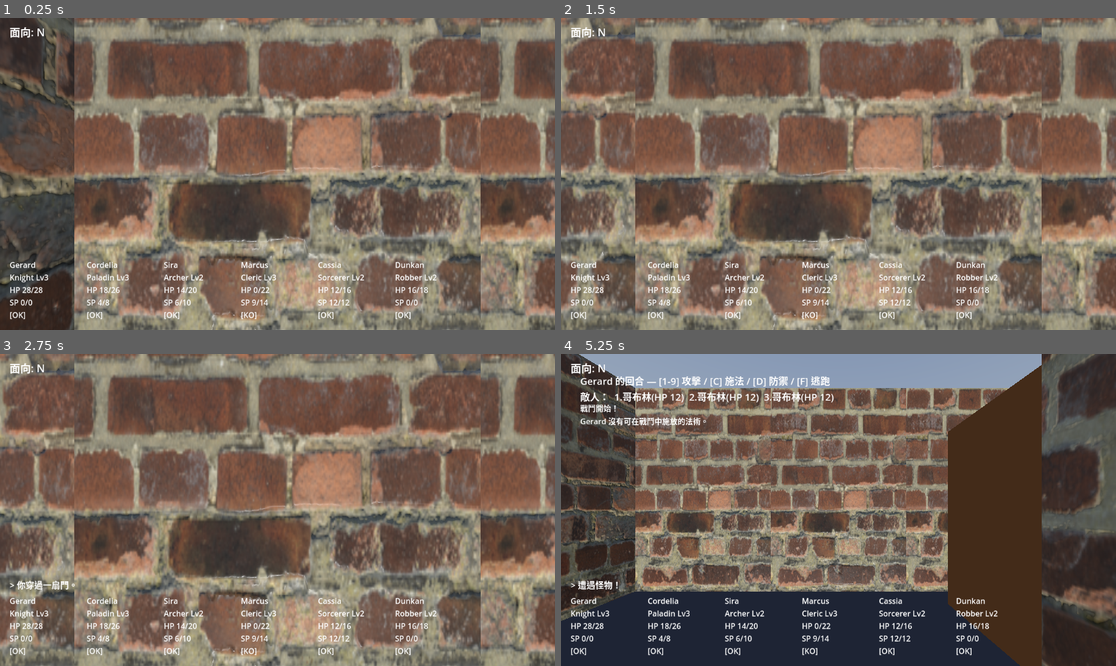
Above: before the commit, frames 1-4 (two rows, left to right).
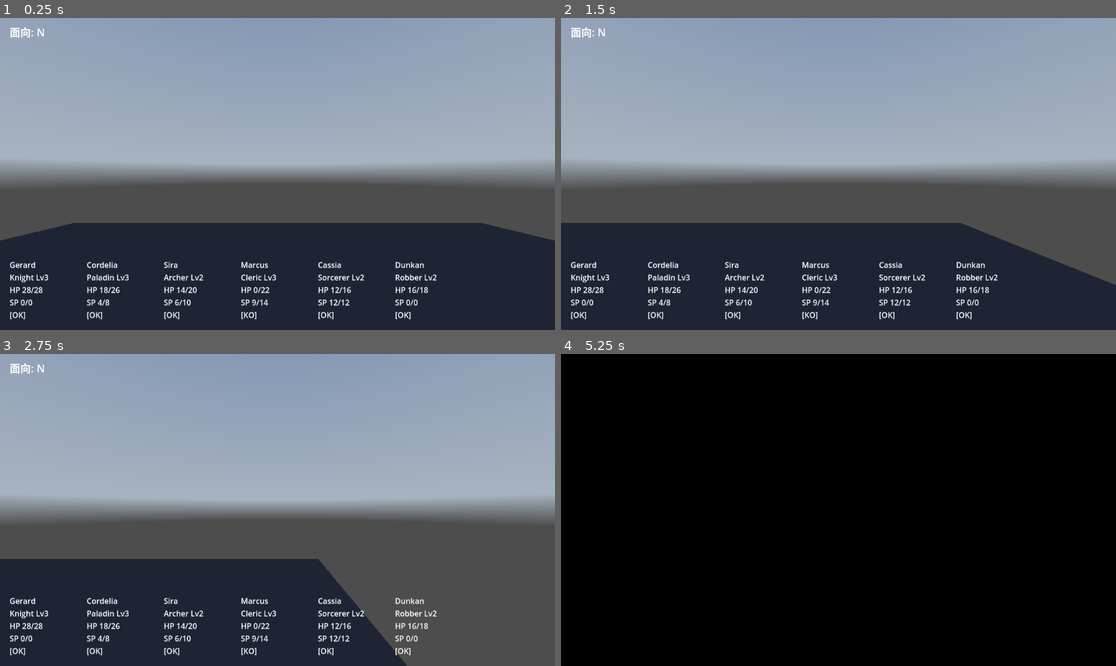
Above: after the commit, the same moments.

Repository: kurtsgm/mm
Game: Godot game, scene res://presentation/world/main.tscn
Two runs of this game, one before a commit and one after it. Both use one fixed random seed, a clock stepped at 60 frames per second and the inputs below. A sky picture missing from this copy of the repository is replaced by a grey-blue gradient.
Inputs (mouse positions are in pixels of both pictures, inside the frame that each line leads up to):
- Up to frame 1 (0.25 s): no input
- Up to frame 2 (1.5 s): tap Enter at 0.5 s; move the mouse to (960, 158) at 0.52 s; hold E (strafe_right) 0.53-1.25 s; hold Shift 0.53-1.25 s; click (960, 158) at 0.67 s; tap Space at 1.25 s; drag from (727, 189) to (810, 236) at 1.27 s
- Up to frame 3 (2.75 s): tap Enter at 2 s; move the mouse to (333, 441) at 2.02 s; hold E (strafe_right) from 2.03 s (still down); tap Ctrl at 2.1 s; click (333, 441) at 2.17 s
- Up to frame 4 (5.25 s): release E (strafe_right) at 2.75 s; tap Space at 2.75, 4.25 s; drag from (810, 572) to (672, 463) at 2.77 s; tap Enter at 3.5 s; move the mouse to (1005, 556) at 3.52 s; hold Q (strafe_left) 3.53-4.25 s; tap 9 at 3.6 s; click (1005, 556) at 3.67 s; drag from (672, 463) to (755, 432) at 4.27 s; move the mouse to (866, 510) at 5.02 s; hold S (move_back) from 5.03 s (still down); tap C at 5.1 s; click (866, 510) at 5.17 s

The runs differ from the first frame. In frame 1, 91% of the frame differs, in the area x 0-100%, y 0-100%; in frame 2, 94%; in frame 3, 92%; in frame 4, 100%.

Commit message:
feat(world): wire map transitions (edge seam + entrance links), fade, town_portal
Co-Authored-By: Claude Opus 4.8 (1M context) <noreply@anthropic.com>

Diff:
--- a/presentation/world/main.gd
+++ b/presentation/world/main.gd
@@ -1,6 +1,8 @@
 extends Node3D
 
-const MAP_PATH := "res://content/maps/level01.txt"
+const START_MAP_ID := "wild_nw"   # 起始地圖（M7 示範世界入口）
+const HOME_MAP_ID := "town_oak"   # town_portal（recall）目的地
+const HOME_ENTRY := "gate"
 
 # 環境光由天空驅動（地牢吃到 HDRI 的色溫與亮度）。
 # 太亮調低 AMBIENT_ENERGY（過曝可降到 ~0.3）；太暗調高。
@@ -25,15 +27,17 @@
 var _menus: Array = []
 
 func _ready() -> void:
-	var map := MapManager.load_text_file(MAP_PATH)
+	var map := MapManager.enter_map(START_MAP_ID, GameState.cleared_for(START_MAP_ID))
 	_world_builder.build(map)
 	_setup_environment()
+	_setup_fade()
 
 	_hud = Hud.new()
 	add_child(_hud)
 	_hud.setup(GameState, _player)            # 先連上 facing_changed
 	_player.entered_cell.connect(_on_entered_cell)
 	_player.facing_changed.connect(_on_facing_changed)
+	_player.edge_exit_attempted.connect(_on_edge_exit_attempted)
 
 	_combat_layer = CombatLayer.new()
 	add_child(_combat_layer)
@@ -58,7 +62,7 @@
 
 	_player.setup(MapManager.current_grid, map.start_pos, map.start_facing)
 
-	GameState.current_map_id = map.map_id
+	GameState.current_map_id = START_MAP_ID
 	GameState.player_pos = map.start_pos
 	GameState.player_facing = map.start_facing
 
@@ -82,6 +86,10 @@
 
 func _on_entered_cell(pos: Vector2i) -> void:
 	GameState.player_pos = pos
+	var link := MapTransitions.resolve_link(MapManager.current_map, pos)
+	if not link.is_empty():
+		_enter_via_link(link["map"], link["entry"])
+		return
 	if MapManager.current_map.has_encounter(pos):
 		_start_combat(pos)
 		return
@@ -91,6 +99,60 @@
 
 func _on_facing_changed(facing: int) -> void:
 	GameState.player_facing = facing
+
+var _fade_rect: ColorRect
+
+func _setup_fade() -> void:
+	var layer := CanvasLayer.new()
+	layer.layer = 100
+	_fade_rect = ColorRect.new()
+	_fade_rect.color = Color(0, 0, 0, 0)
+	_fade_rect.set_anchors_preset(Control.PRESET_FULL_RECT)
+	_fade_rect.mouse_filter = Control.MOUSE_FILTER_IGNORE
+	layer.add_child(_fade_rect)
+	add_child(layer)
+
+func _fade(target_alpha: float) -> void:
+	var tween := create_tween()
+	tween.tween_property(_fade_rect, "color:a", target_alpha, 0.2)
+	await tween.finished
+
+# 入口連結切換：淡出 → 載入目的地 + 命名入口 → 重建定位 → 訊息 → 淡入。
+func _enter_via_link(map_id: String, entry_name: String) -> void:
+	_player.set_enabled(false)
+	await _fade(1.0)
+	var dest := MapManager.enter_map(map_id, GameState.cleared_for(map_id))
+	var e := dest.get_entry(entry_name)
+	var pos: Vector2i = e.get("pos", dest.start_pos)
+	var facing: int = e.get("facing", GridDirection.Dir.NORTH)
+	_world_builder.build(MapManager.current_map)
+	_player.setup(MapManager.current_grid, pos, facing)
+	GameState.current_map_id = map_id
+	GameState.player_pos = pos
+	GameState.player_facing = facing
+	var nm: String = dest.display_name if dest.display_name != "" else map_id
+	GameState.message_log.push("你來到%s。" % nm)
+	_hud.refresh()
+	await _fade(0.0)
+	_player.set_enabled(true)
+
+# 邊緣接壤：即時、無黑幕、保持面向（野外無縫）。
+func _on_edge_exit_attempted(move_dir: int) -> void:
+	var ex := MapTransitions.edge_exit(MapManager.current_map, GameState.player_pos, move_dir)
+	if ex.is_empty():
+		return
+	var neighbor_id: String = ex["neighbor_id"]
+	var dest := MapManager.enter_map(neighbor_id, GameState.cleared_for(neighbor_id))
+	var cell := MapTransitions.arrival_cell(dest, ex["edge_dir"], ex["lateral"])
+	if cell == Vector2i(-1, -1):
+		# 對邊實心 → 不能過去；還原當前地圖（enter_map 已切走 current）
+		MapManager.enter_map(GameState.current_map_id, GameState.cleared_for(GameState.current_map_id))
+		return
+	_world_builder.build(MapManager.current_map)
+	_player.setup(MapManager.current_grid, cell, GameState.player_facing)
+	GameState.current_map_id = neighbor_id
+	GameState.player_pos = cell
+	_hud.refresh()
 
 func _start_combat(pos: Vector2i) -> void:
 	var id := MapManager.current_map.get_encounter(pos)
@@ -203,8 +265,8 @@
 	GameState.message_log.push("%s 尚未接上世界效果。" % spell.display_name)
 
 func _cast_recall(spell: SpellDef) -> void:
-	# STUB（M5c 殼）：城市傳送目的地待多地圖基建後實作。
-	GameState.message_log.push("%s 尚未接上世界效果。" % spell.display_name)
+	GameState.message_log.push("%s 發動……" % spell.display_name)
+	_enter_via_link(HOME_MAP_ID, HOME_ENTRY)
 
 func _on_loaded() -> void:
 	_world_builder.build(MapManager.current_map)
